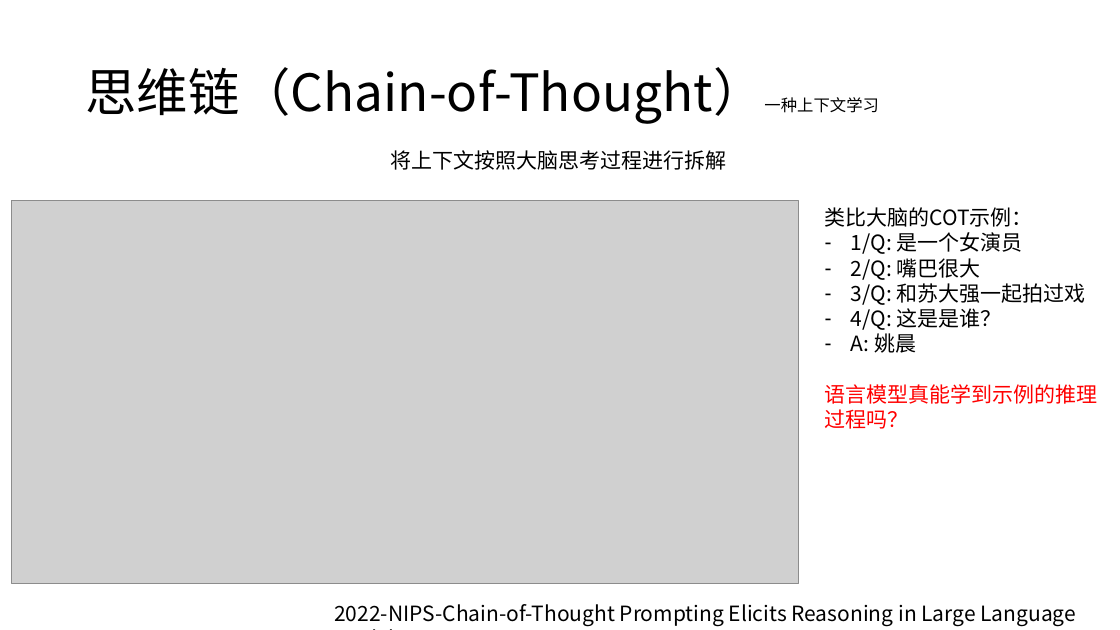
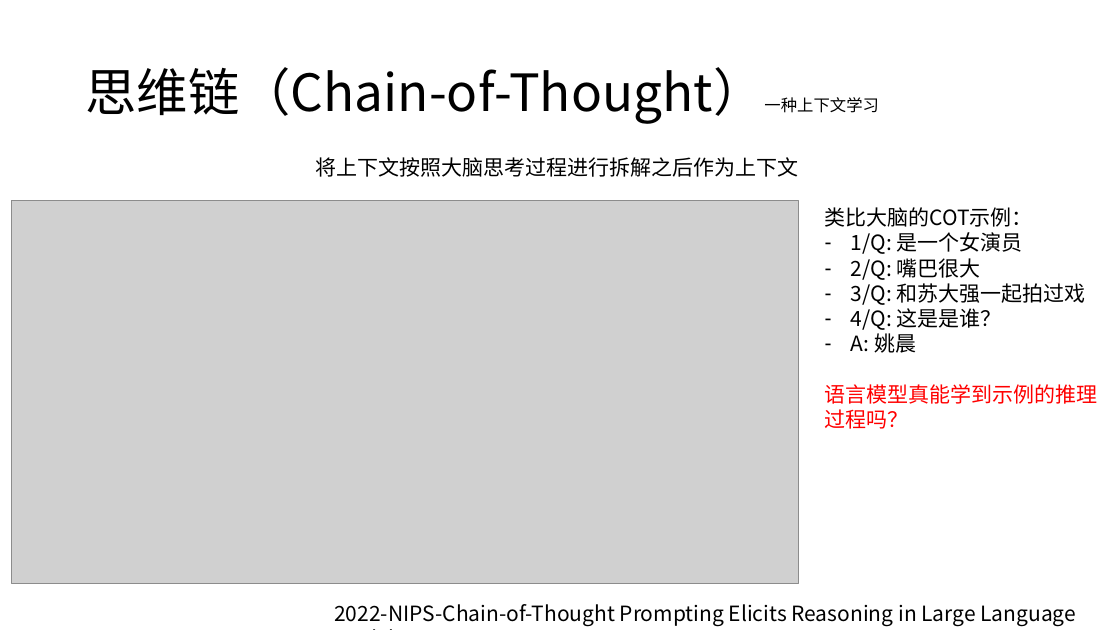
Before and after one commit to l294265421/ChatGPT-Techniques-Introduction-for-Everyone, a slide deck: slide 10 of docs/ChatGPT-从语言知识到知识库-all.pptx. Drawn at 1120x630 pixels with LibreOffice and Linux fonts; fonts in the diff are those of the drawing; grey boxes stand for pictures. Boxes give left, top, right and bottom in pixels: in the first picture for what was removed or moved away, otherwise in the second. Text is boxed around its words. In the diff, an @@ line names an element or a change of style, - is before the commit and + after.

```diff
--- a/docs/ChatGPT-从语言知识到知识库-all.pptx
+++ b/docs/ChatGPT-从语言知识到知识库-all.pptx
@@ text at (316,157,799,177): text changed @@
-将上下文按照大脑思考过程进行拆解
+将上下文按照大脑思考过程进行拆解之后作为上下文
```
Also in this commit, not shown: 1 other file.
